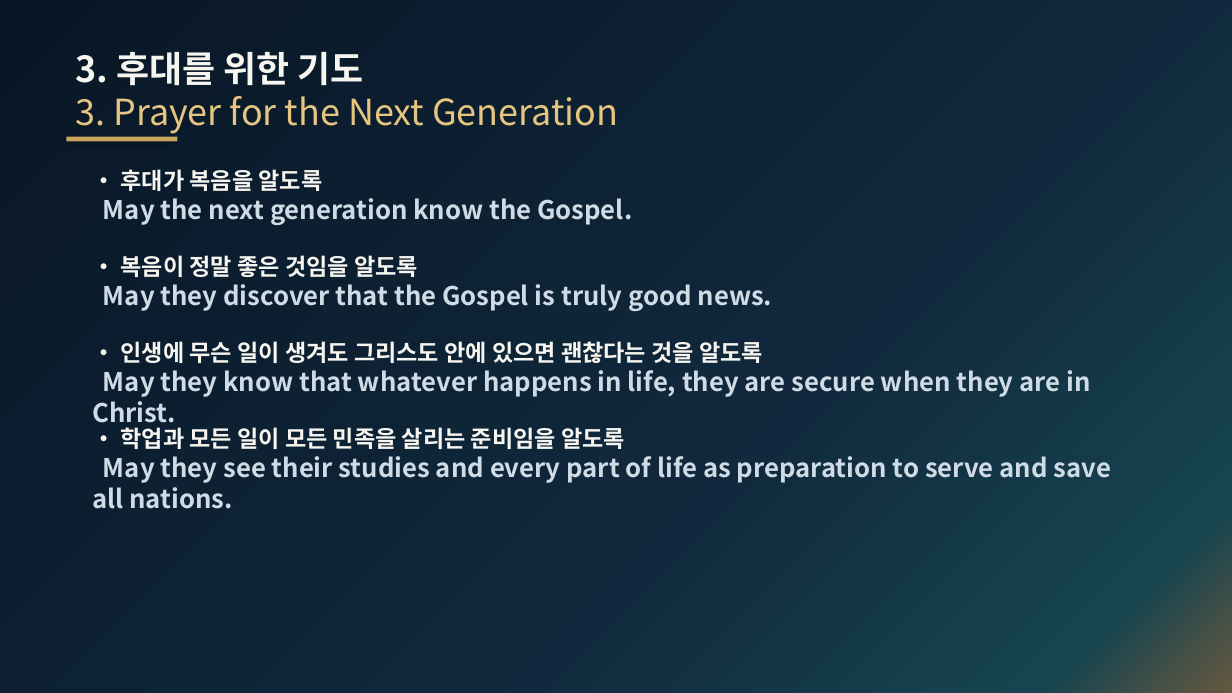
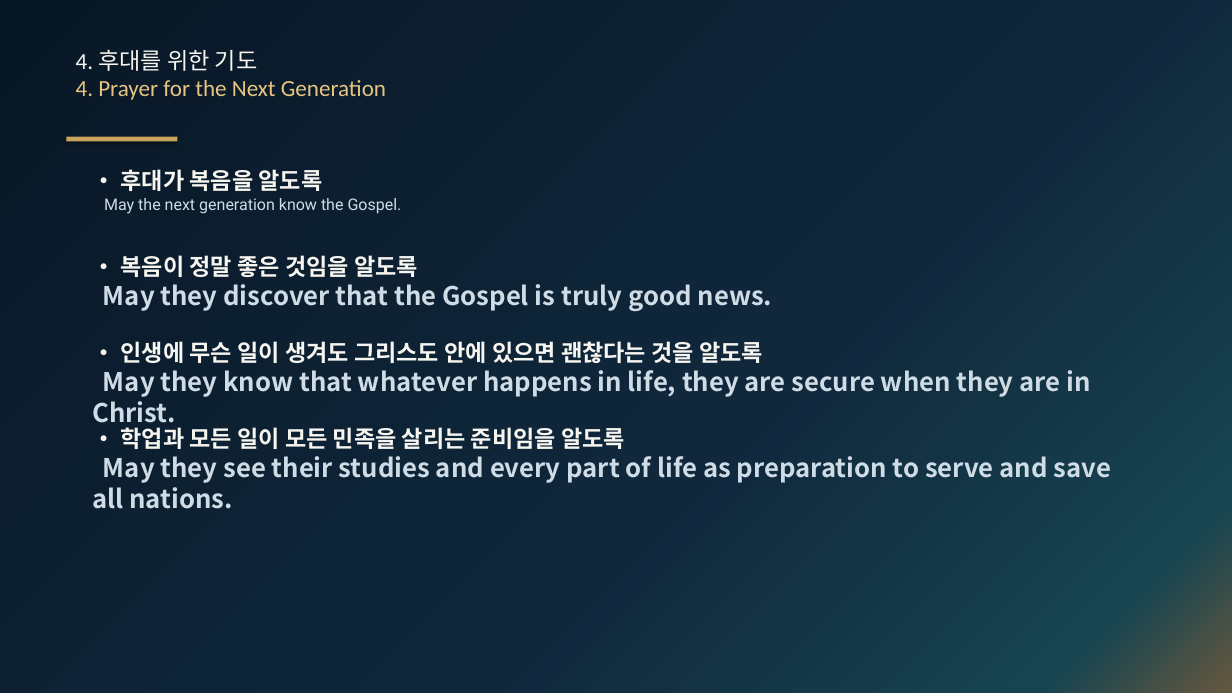
Before and after one commit to onestopoms-han/Arise-Next-Gen, a slide deck: slide 8 of 어라이즈 넥스트젠 2026.10 [1].pptx (slide 7 before the commit). Drawn at 1232x693 pixels with LibreOffice and Linux fonts; fonts in the diff are those of the drawing. Boxes give left, top, right and bottom in pixels: in the first picture for what was removed or moved away, otherwise in the second. Text is boxed around its words. In the diff, an @@ line names an element or a change of style, - is before the commit and + after.

Commit message:
feat: 공동 기도문 4대 체계 개편 (1. 메시지 기도 신설 및 폰트 최대화, 2. 나를 위한 기도 원본 복원 및 2~4 고정) - PDF·PPTX·모달·웹 동기화

```diff
--- a/어라이즈 넥스트젠 2026.10 [1].pptx
+++ b/어라이즈 넥스트젠 2026.10 [1].pptx
@@ text at [76,49,386,100]: text changed; size 28 to 18 pt; font Noto Sans CJK KR to Calibri @@
-3. 후대를 위한 기도
-3. Prayer for the Next Generation
+4. 후대를 위한 기도
+4. Prayer for the Next Generation
@@ text at [104,198,402,214]: size 20 to 12.5 pt, font Noto Sans CJK KR to Roboto, bold off in "May the next generation know the Gospel." @@
```
Also in this commit, not shown: 2 other slides changed, 1 slide added, 4 other files.
